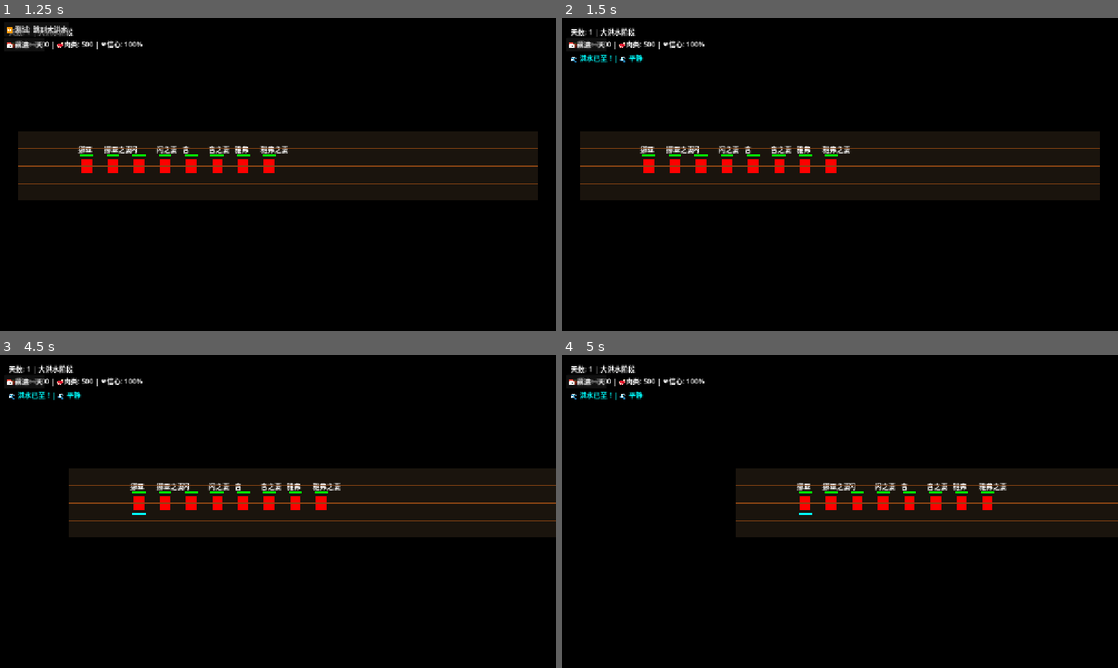
Above: before the commit, frames 1-4 (two rows, left to right).
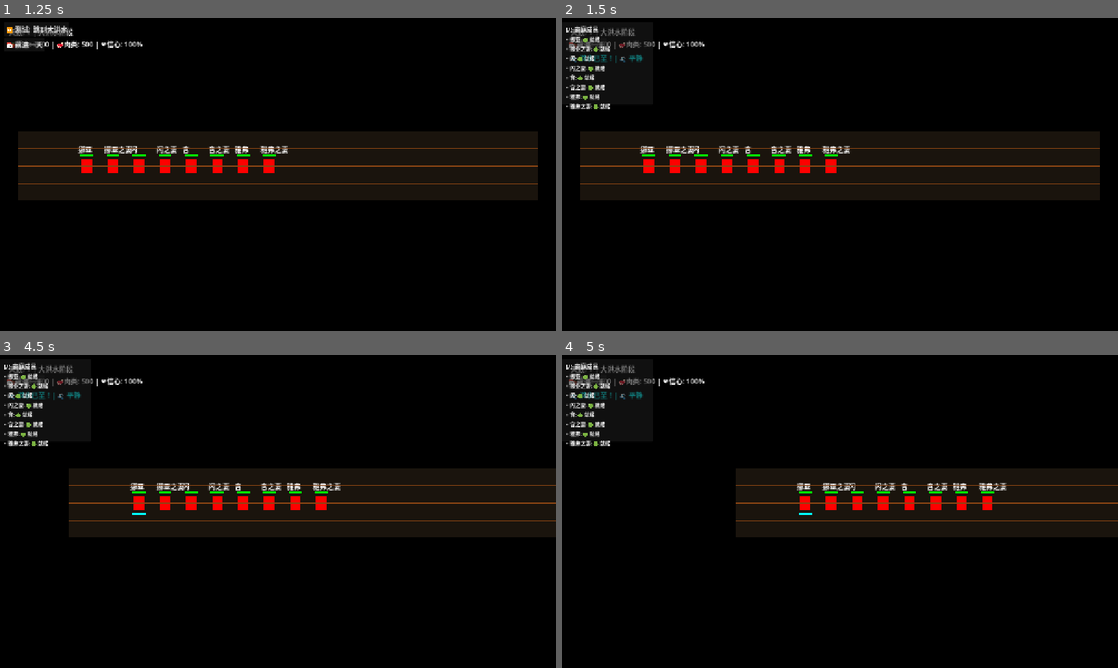
Above: after the commit, the same moments.

Repository: AirtisTech/project_covenant1
Game: Godot game, scene res://scenes/world/ark_scene.tscn
The game is run twice, just before and just after one commit, with the same random seed, the same clock (stepped at 60 frames per second) and the same inputs.
Inputs (mouse positions are in pixels of both pictures, inside the frame that each line leads up to):
- Up to frame 1 (1.25 s): click "🌊 洪水已至，登船！" at 0.5 s
- Up to frame 2 (1.5 s): click "⏩ 测试: 跳到大洪水" at 1.25 s
- Up to frame 3 (4.5 s): click "📅 前进一天" at 2 s; click "📅 前进一天" at 2.75 s; click "📅 前进一天" at 3.5 s; tap Enter at 4.25 s; drag from (88, 508) to (244, 508) at 4.27 s
- Up to frame 4 (5 s): no input

Frame 1 is identical in both runs. In frame 2, 1.2% of the frame differs, in the area x 0-17%, y 2-30%; in frame 3, 1.2%; in frame 4, 1.2%.

Commit message:
Add family status panel and improve human AI
- Family members now have rest state when exhausted
- Added FamilyPanel UI showing member status
- Members automatically rest when stamina is depleted
- Added CLEAN and REPAIR task support

Diff:
--- a/scenes/world/ark_scene.tscn
+++ b/scenes/world/ark_scene.tscn
@@ -8,6 +8,7 @@
 [ext_resource type="Script" path="res://scripts/world/water_visual.gd" id="6_water"]
 [ext_resource type="Script" path="res://scripts/ui/dev_test_panel.gd" id="7_dev"]
 [ext_resource type="Script" path="res://scripts/ui/animal_detail_panel.gd" id="9_detail"]
+[ext_resource type="Script" path="res://scripts/ui/family_panel.gd" id="10_family"]
 
 [node name="ArkInterior" type="Node2D"]
 
@@ -125,3 +126,10 @@
 offset_right = 280.0
 offset_bottom = 150.0
 script = ExtResource("9_detail")
+
+[node name="FamilyPanel" type="Control" parent="CanvasLayer"]
+layout_mode = 3
+anchors_preset = 0
+offset_right = 220.0
+offset_bottom = 200.0
+script = ExtResource("10_family")
--- a/scripts/entities/human.gd
+++ b/scripts/entities/human.gd
@@ -11,13 +11,17 @@
 const STAMINA_DRAIN_RATE = 5.0
 const STAMINA_RECOVERY_RATE = 2.0
 
-enum State { IDLE, MOVING, WORKING, EXHAUSTED }
+enum State { IDLE, MOVING, WORKING, EXHAUSTED, RESTING }
 var current_state: State = State.IDLE
 
 var current_task = null
 var current_path: PackedVector2Array = []
 var selection_visual: ColorRect
 var stamina_bar: ColorRect
+var target_position: Vector2 = Vector2.ZERO
+
+# 休息点
+var rest_position: Vector2 = Vector2(100, 400)
 
 func _ready():
 	add_to_group("agents")
@@ -81,27 +85,31 @@
 	_update_stamina(delta)
 	match current_state:
 		State.IDLE: _handle_idle()
-		State.MOVING: _move_along_path(delta)
+		State.MOVING: _move_to_target(delta)
 		State.WORKING: _do_work(delta)
 		State.EXHAUSTED: _handle_exhaustion()
+		State.RESTING: _handle_resting(delta)
 
 func _update_stamina(delta):
 	if current_state == State.WORKING:
 		stamina = stamina - (STAMINA_DRAIN_RATE * delta)
+	elif current_state == State.MOVING:
+		stamina = stamina - (STAMINA_DRAIN_RATE * 0.5 * delta)
 	else:
 		stamina = stamina + (STAMINA_RECOVERY_RATE * delta)
 
 	stamina = clamp(stamina, 0, 100)
-	# 核心修复：不能直接修改 size.x，必须重新赋值整个 Vector2
 	stamina_bar.size = Vector2((stamina / 100.0) * 30.0, 4)
 	stamina_bar.color = Color.GREEN.lerp(Color.RED, 1.0 - (stamina / 100.0))
 
 	if stamina <= 0 and current_state != State.EXHAUSTED:
-		_go_to_sleep()
+		_go_to_rest()
 
 func _handle_idle():
 	if stamina > 30.0:
 		_seek_task()
+	else:
+		current_state = State.RESTING
 
 func _seek_task():
 	var tm = get_node_or_null("/root/TaskManager")
@@ -109,60 +117,52 @@
 		current_task = tm.call("request_task", self, [])
 		var gm = get_node_or_null("/root/GameManager")
 		if current_task and gm and gm.get("ark_system"):
-			current_path = gm.get("ark_system").get_path_to_pos(global_position, current_task.position)
+			target_position = current_task.position
 			current_state = State.MOVING
 
-# 点击移动接口
-func move_to(target_pos: Vector2):
-	# 取消当前任务
-	current_task = null
-	current_path = PackedVector2Array([target_pos])
-	current_state = State.MOVING
-	print("🏃 ", agent_name, " starting move to ", target_pos)
-
-func _move_along_path(_delta):
-	if current_path.is_empty():
+func _move_to_target(delta):
+	var direction = (target_position - global_position).normalized()
+	velocity = direction * move_speed
+	move_and_slide()
+
+	if global_position.distance_to(target_position) < 10.0:
 		velocity = Vector2.ZERO
 		current_state = State.WORKING
-		return
-	var target_pos = current_path[0]
-	var direction = (target_pos - global_position).normalized()
-	velocity = direction * move_speed
-	move_and_slide()
-	if global_position.distance_to(target_pos) < 10.0:
-		current_path.remove_at(0)
 
 func _do_work(_delta):
-	# 检查当前任务类型
 	if current_task:
 		match current_task.type:
 			TaskDataClass.Type.FEED:
 				_do_feeding()
 			TaskDataClass.Type.CLEAN:
 				_do_cleaning()
+			TaskDataClass.Type.REPAIR:
+				_do_repair()
+			_:
+				_complete_task()
 
 func _do_feeding():
-	# 找到任务对应的动物
 	var target = current_task.target_node
 	if target and is_instance_valid(target):
 		var species = target.get_meta("species")
 		if species:
 			var food_type = "veg"
-			if species.diet == 1:  # CARNIVORE
+			if species.diet == 1:
 				food_type = "meat"
 
-			# 喂食
 			var survival = get_node_or_null("/root/AnimalSurvival")
 			if survival:
 				survival.feed_animal(target, food_type)
 				print("🍖 ", agent_name, " 喂食了 ", species.species_name)
 
-	# 完成任务
 	_complete_task()
 
 func _do_cleaning():
-	# 清理工作
 	print("🧹 ", agent_name, " 正在清理")
+	_complete_task()
+
+func _do_repair():
+	print("🔧 ", agent_name, " 正在修理")
 	_complete_task()
 
 func _complete_task():
@@ -172,11 +172,34 @@
 	current_task = null
 	current_state = State.IDLE
 
-func _go_to_sleep():
-	current_state = State.EXHAUSTED
+func _go_to_rest():
+	current_state = State.RESTING
 	current_task = null
+	target_position = rest_position
+	print("💤 ", agent_name, " 累了，需要休息")
+
+func _handle_resting(delta):
+	if stamina >= 100.0:
+		current_state = State.IDLE
+		print("💪 ", agent_name, " 休息好了")
+		return
+
+	# 走向休息点
+	if global_position.distance_to(rest_position) > 10.0:
+		var direction = (rest_position - global_position).normalized()
+		velocity = direction * move_speed * 0.5
+		move_and_slide()
+	else:
+		# 在休息点恢复体力
+		pass
 
 func _handle_exhaustion():
 	velocity = Vector2.ZERO
-	if stamina >= 100.0:
+	if stamina >= 50.0:
 		current_state = State.IDLE
+
+func move_to(pos: Vector2):
+	current_task = null
+	target_position = pos
+	current_state = State.MOVING
+	print("🏃 ", agent_name, " 前往 ", pos)
--- /dev/null
+++ b/scripts/ui/family_panel.gd
@@ -0,0 +1,80 @@
+extends Control
+
+# 家庭成员状态面板
+# 显示所有家庭成员的状态
+
+var family_container: VBoxContainer
+
+func _ready():
+	visible = false
+	_setup_ui()
+
+	# 连接阶段变化信号
+	var pm = get_node_or_null("/root/PhaseManager")
+	if pm:
+		pm.phase_changed.connect(_on_phase_changed)
+
+func _setup_ui():
+	# 背景面板
+	var panel = Panel.new()
+	panel.set_anchors_and_offsets_preset(Control.PRESET_TOP_RIGHT)
+	panel.offset_left = -220
+	panel.offset_top = 10
+	panel.offset_right = -10
+	panel.offset_bottom = 200
+	add_child(panel)
+
+	var title = Label.new()
+	title.text = "👨‍👩‍👦‍👦 家庭成员"
+	title.position = Vector2(10, 5)
+	title.add_theme_font_size_override("font_size", 14)
+	panel.add_child(title)
+
+	family_container = VBoxContainer.new()
+	family_container.position = Vector2(10, 30)
+	family_container.size = Vector2(200, 160)
+	panel.add_child(family_container)
+
+func _process(_delta):
+	_update_family_status()
+
+func _update_family_status():
+	if not visible:
+		return
+
+	var fm = get_node_or_null("/root/FamilyManager")
+	if not fm:
+		return
+
+	# 清除旧内容
+	for child in family_container.get_children():
+		child.queue_free()
+
+	# 显示每个成员状态
+	for member in fm.get_family_members():
+		if is_instance_valid(member):
+			var status = _get_member_status(member)
+			var label = Label.new()
+			label.text = "• %s: %s" % [member.agent_name, status]
+			label.add_theme_font_size_override("font_size", 12)
+			family_container.add_child(label)
+
+func _get_member_status(member) -> String:
+	var state = member.get("current_state")
+	if state == null:
+		return "🟢 就绪"
+
+	match state:
+		0: return "🟢 就绪"
+		1: return "🏃 移动中"
+		2: return "🔨 工作中"
+		3: return "🔴 疲惫"
+		4: return "💤 休息中"
+		_: return "🟡 未知"
+
+func _on_phase_changed(from, to):
+	# 在大洪水和漂流阶段显示
+	if to == 1 or to == 2:  # DELUGE or DRIFT
+		visible = true
+	else:
+		visible = false
Not shown: 1 places in scenes/world/ark_scene.tscn that only renumber resources
